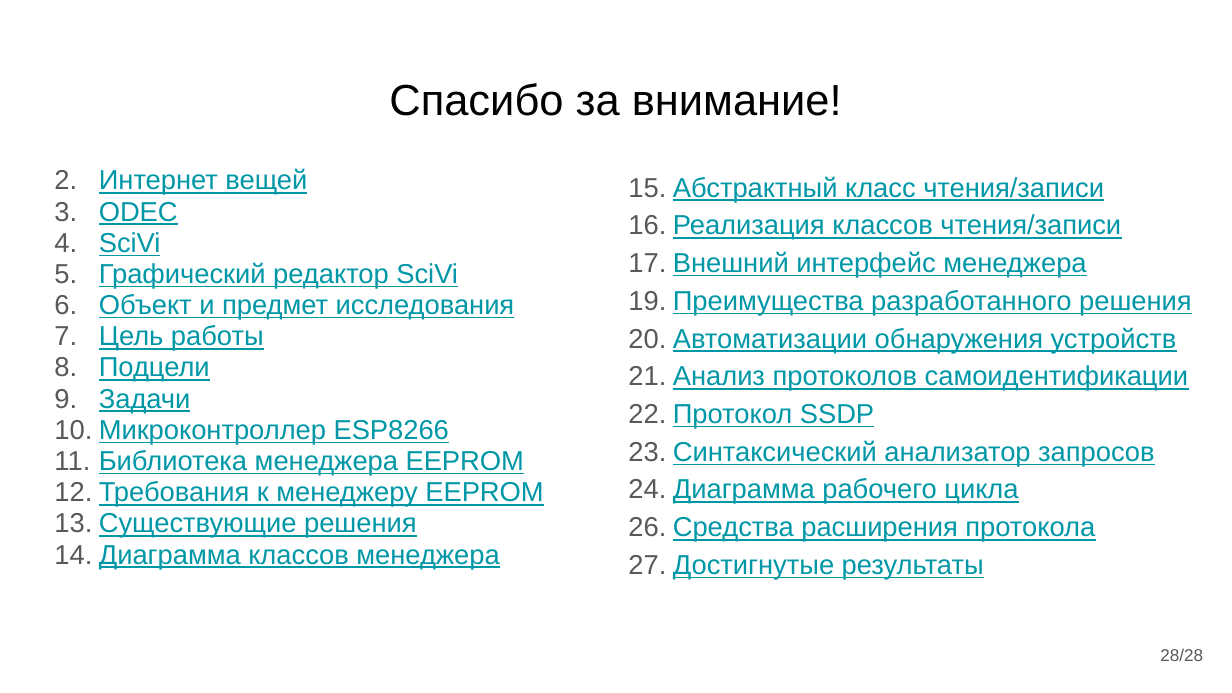
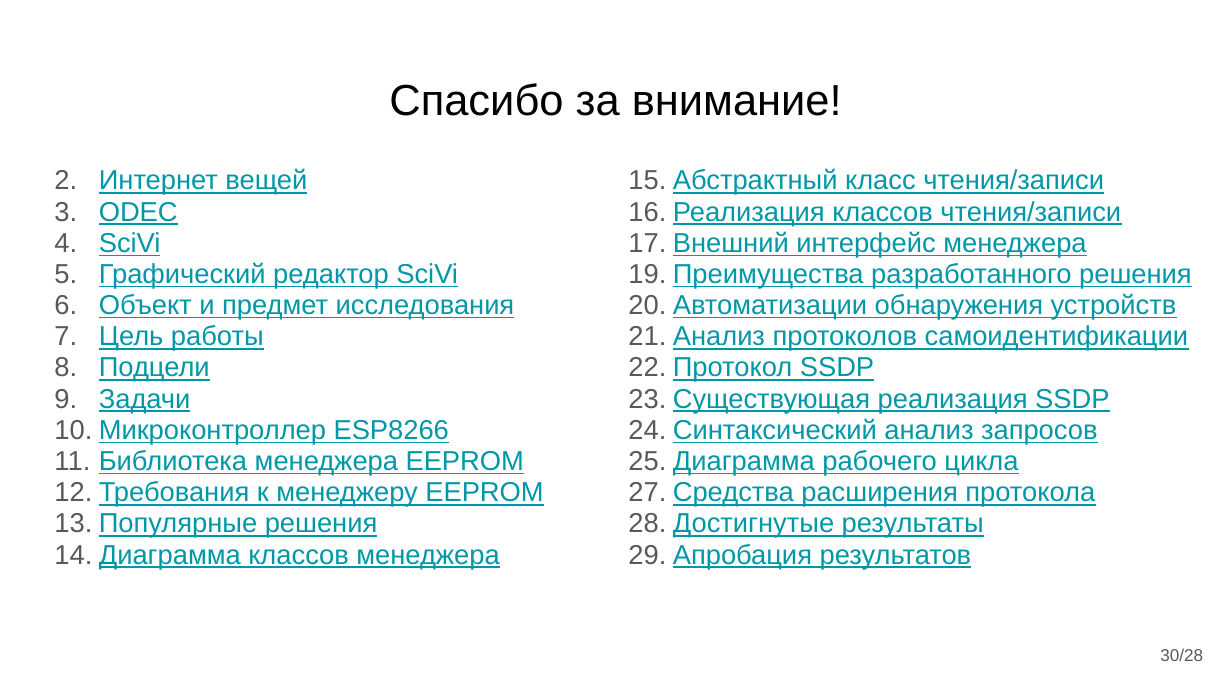
Before and after one commit to almiluk/bachelor_thesis, a slide deck: slide 30 of presentation/ВКР Лукьянов.pptx (slide 28 before the commit). Drawn at 1232x693 pixels with LibreOffice and Linux fonts; fonts in the diff are those of the drawing. Boxes give left, top, right and bottom in pixels: in the first picture for what was removed or moved away, otherwise in the second. Text is boxed around its words. In the diff, an @@ line names an element or a change of style, - is before the commit and + after.

```diff
--- a/presentation/ВКР Лукьянов.pptx
+++ b/presentation/ВКР Лукьянов.pptx
@@ text at (673, 168, 1192, 538): line spacing 1.15 to 0.95 @@
@@ text at (673, 389, 1109, 445): text changed @@
-22. Синтаксический анализатор запросов
+22. Существующая реализация SSDP
+23. Синтаксический анализ запросов
@@ text at (99, 513, 378, 538): text changed @@
-13. Существующие решения
+13. Популярные решения
@@ text at (673, 544, 972, 569): paragraph added @@
+27. Апробация результатов
@@ page number at (1160, 648, 1203, 661): text changed @@
-28/28
+30/28
```
Also in this commit, not shown: 14 other slides changed, 2 slides added, 1 other file.
